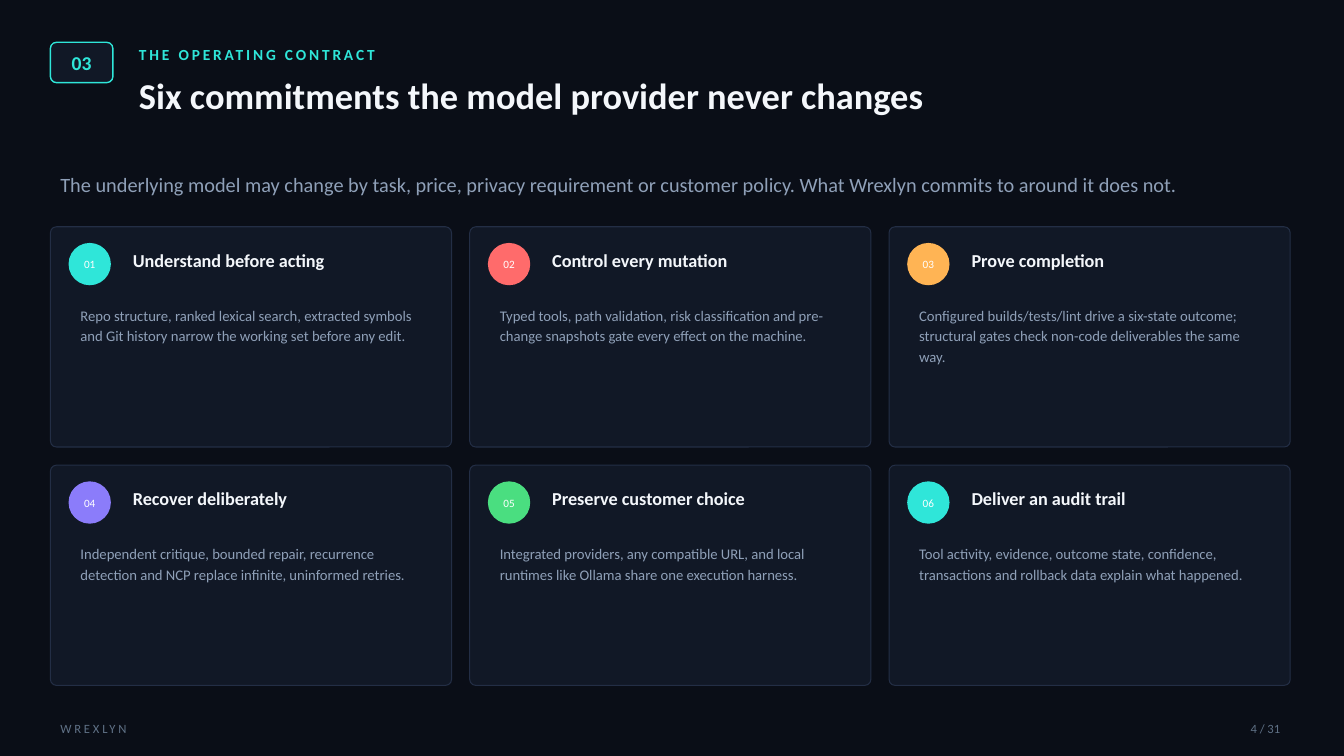
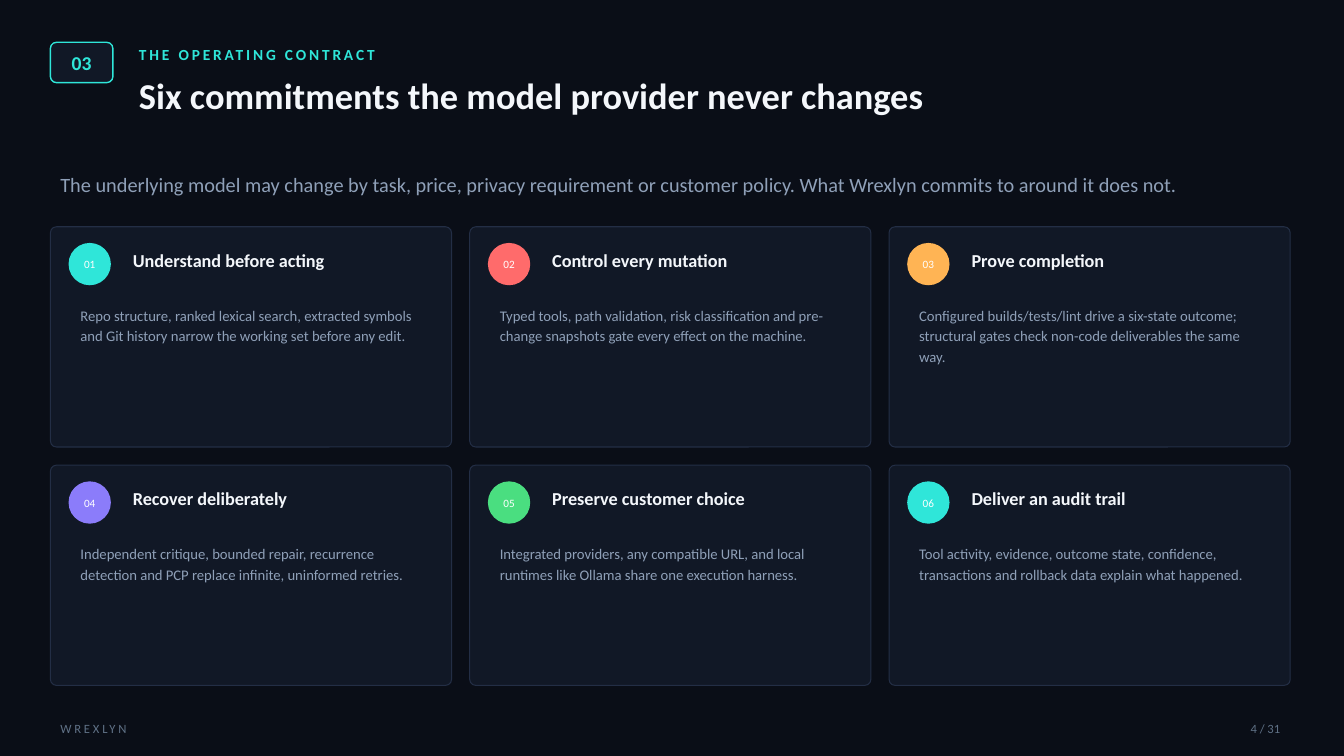
Before and after one commit to nishantsprabhakar/wrexlynwebsite, a slide deck: slide 4 of assets/Wrexlyn-Pitch-Deck.pptx. Drawn at 1344x756 pixels with LibreOffice and Linux fonts; fonts in the diff are those of the drawing. Boxes give left, top, right and bottom in pixels: in the first picture for what was removed or moved away, otherwise in the second. Text is boxed around its words. In the diff, an @@ line names an element or a change of style, - is before the commit and + after.

```diff
--- a/assets/Wrexlyn-Pitch-Deck.pptx
+++ b/assets/Wrexlyn-Pitch-Deck.pptx
@@ text at bbox=[80, 549, 403, 583]: text changed @@
-Independent critique, bounded repair, recurrence detection and NCP replace infinite, uninformed retries.
+Independent critique, bounded repair, recurrence detection and PCP replace infinite, uninformed retries.
```
Also in this commit, not shown: 2 other slides changed, 1 other file.
